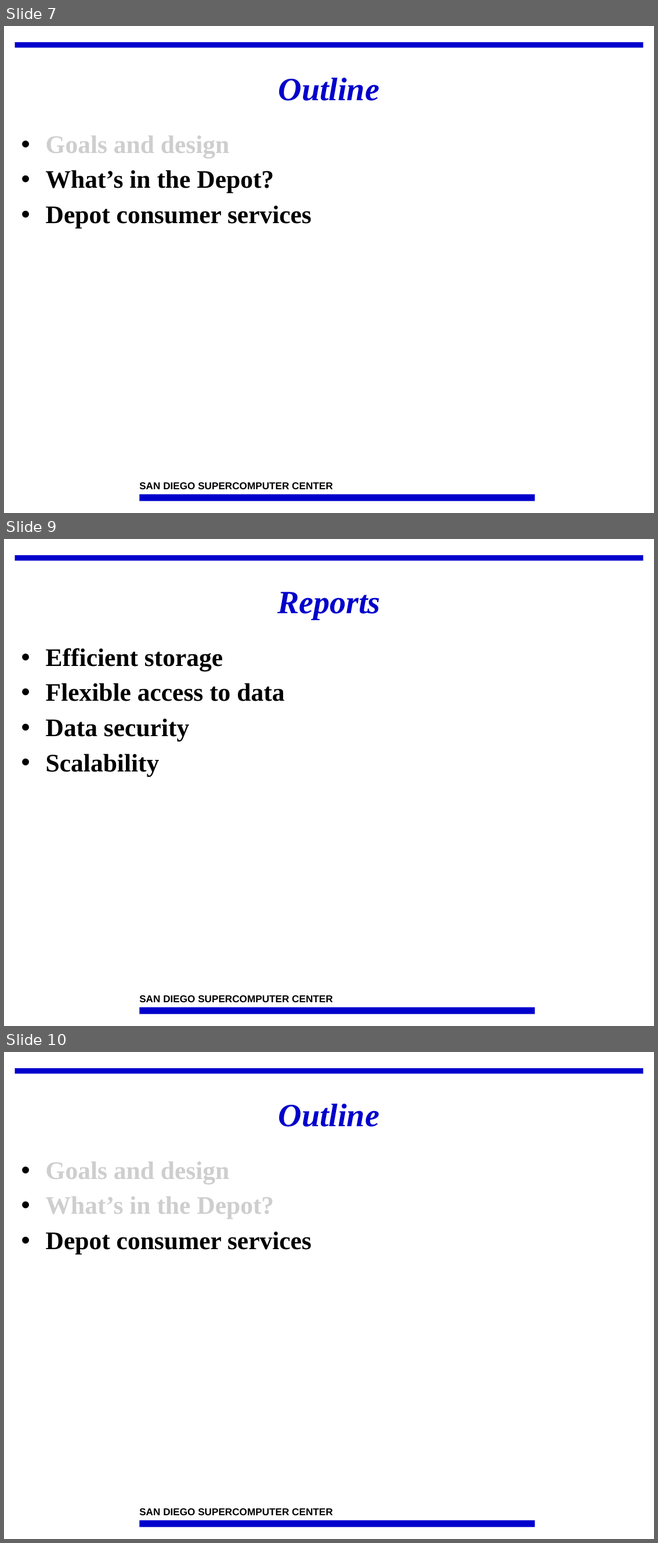
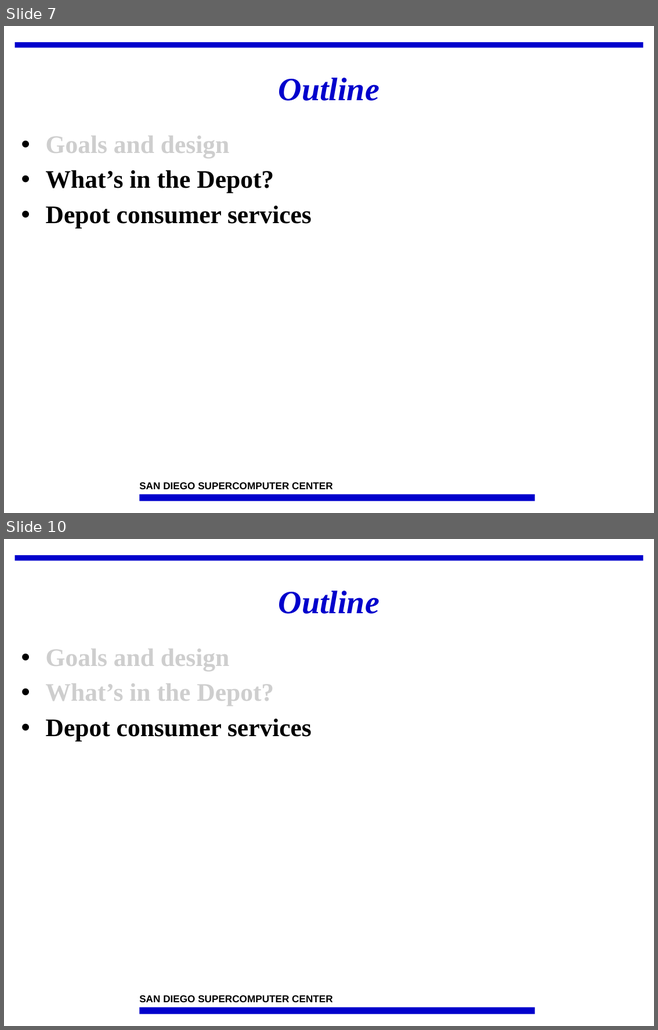
Before and after one commit to IncaProject/inca-xsede, a slide deck: talks/feb-06-workshop/depot.ppt. Shown one above the other, each under a label of ours: slides 7, 9 and 10 before the commit, slides 7 and 10 after it; the slides between them are not shown. The pictures are 658x1543 and 658x1030 pixels, drawn with LibreOffice and Linux fonts; fonts in the diff are those of the drawing; background and template pictures are left out. Boxes give left, top, right and bottom in pixels: in the first picture for what was removed or moved away, otherwise in the second. Text is boxed around its words. In the diff, an @@ line names an element or a change of style, - is before the commit and + after.

```diff
--- a/talks/feb-06-workshop/depot.ppt
+++ b/talks/feb-06-workshop/depot.ppt
@@ slide 9 removed at (x1=4, y1=539, x2=654, y2=1026), background #FFFFFF; not listed: 3 template elements that a slide beside it also shows @@
@@ title removed at (x1=277, y1=592, x2=380, y2=620) @@
-Reports
@@ text removed at (x1=46, y1=648, x2=284, y2=776) @@
-• Efficient storage
-• Flexible access to data
-• Data security
-• Scalability
```
Also in this commit, not shown: 7 slides changed, 2 slides added.
